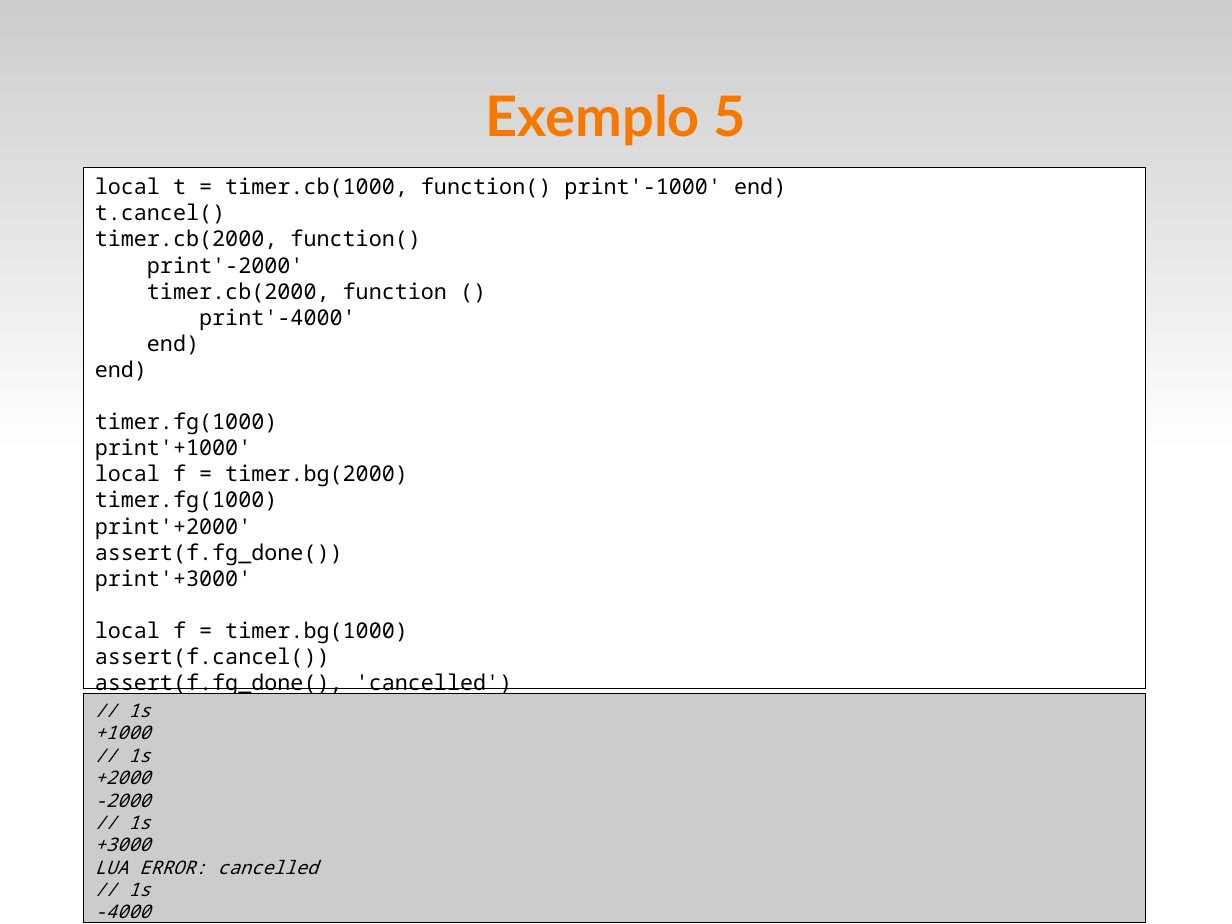
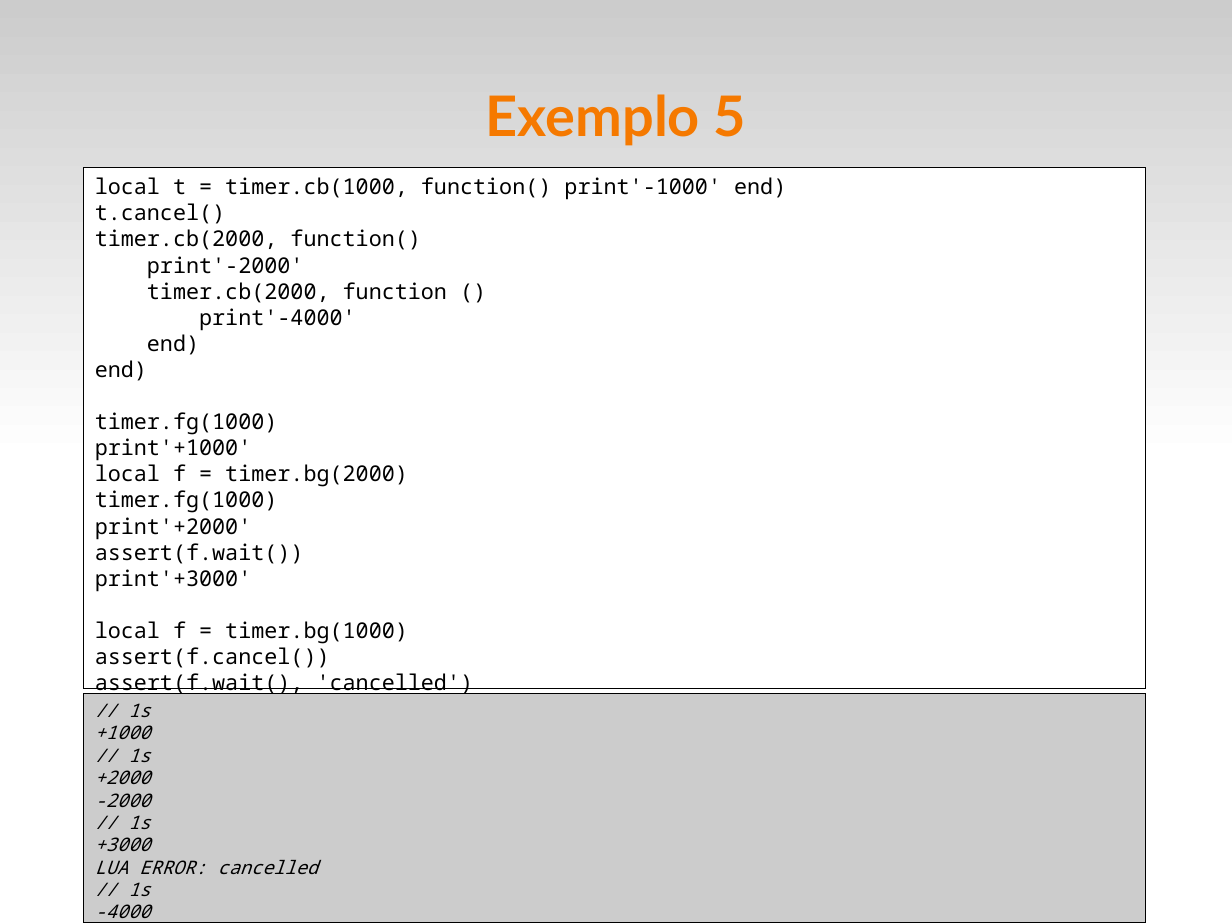
Before and after one commit to fsantanna/events, a slide deck: slide 19 of evt.odp. Drawn at 1232x924 pixels with LibreOffice and Linux fonts; fonts in the diff are those of the drawing. Boxes give left, top, right and bottom in pixels: in the first picture for what was removed or moved away, otherwise in the second. Text is boxed around its words. In the diff, an @@ line names an element or a change of style, - is before the commit and + after.

Commit message:
(^) fg_done => wait

```diff
--- a/evt.odp
+++ b/evt.odp
@@ text in rectangle at [95,543,304,564]: text changed @@
-assert(f.fg_done())
+assert(f.wait())
@@ text in rectangle at [95,673,474,696]: text changed @@
-assert(f.fg_done(), 'cancelled')
+assert(f.wait(), 'cancelled')
```
Also in this commit, not shown: 5 other slides changed, 4 other files.
